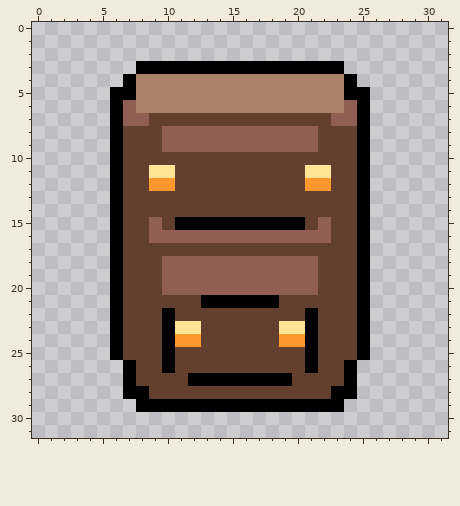
One commit to this pixel-art sprite: public/assets/hudSprites/inventoryIcon.png. Above is the file before it was changed.
The file is 32x32 pixels.
And afterwards:
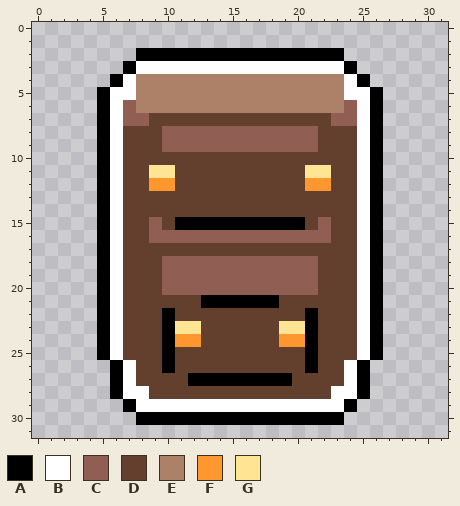
Palette (. is transparent): A #000000  B #ffffff  C #915e54  D #63402d  E #ad8068  F #ff972f  G #ffe493
Changes in this commit:
{"y":2,"x":8,"old":"................","new":"AAAAAAAAAAAAAAAA"}
{"y":3,"x":7,"old":".AAAAAAAAAAAAAAAA.","new":"ABBBBBBBBBBBBBBBBA"}
{"y":4,"x":6,"old":".A","new":"AB"}
{"y":4,"x":24,"old":"A.","new":"BA"}
{"y":5,"x":5,"old":".AA","new":"ABB"}
{"y":5,"x":24,"old":"AA.","new":"BBA"}
{"y":6,"x":5,"old":".A","new":"AB"}
{"y":6,"x":25,"old":"A.","new":"BA"}
{"y":7,"x":5,"old":".A","new":"AB"}
{"y":7,"x":25,"old":"A.","new":"BA"}
{"y":8,"x":5,"old":".A","new":"AB"}
{"y":8,"x":25,"old":"A.","new":"BA"}
{"y":9,"x":5,"old":".A","new":"AB"}
{"y":9,"x":25,"old":"A.","new":"BA"}
{"y":10,"x":5,"old":".A","new":"AB"}
{"y":10,"x":25,"old":"A.","new":"BA"}
{"y":11,"x":5,"old":".A","new":"AB"}
{"y":11,"x":25,"old":"A.","new":"BA"}
{"y":12,"x":5,"old":".A","new":"AB"}
{"y":12,"x":25,"old":"A.","new":"BA"}
{"y":13,"x":5,"old":".A","new":"AB"}
{"y":13,"x":25,"old":"A.","new":"BA"}
{"y":14,"x":5,"old":".A","new":"AB"}
{"y":14,"x":25,"old":"A.","new":"BA"}
{"y":15,"x":5,"old":".A","new":"AB"}
{"y":15,"x":25,"old":"A.","new":"BA"}
{"y":16,"x":5,"old":".A","new":"AB"}
{"y":16,"x":25,"old":"A.","new":"BA"}
{"y":17,"x":5,"old":".A","new":"AB"}
{"y":17,"x":25,"old":"A.","new":"BA"}
{"y":18,"x":5,"old":".A","new":"AB"}
{"y":18,"x":25,"old":"A.","new":"BA"}
{"y":19,"x":5,"old":".A","new":"AB"}
{"y":19,"x":25,"old":"A.","new":"BA"}
{"y":20,"x":5,"old":".A","new":"AB"}
{"y":20,"x":25,"old":"A.","new":"BA"}
{"y":21,"x":5,"old":".A","new":"AB"}
{"y":21,"x":25,"old":"A.","new":"BA"}
{"y":22,"x":5,"old":".A","new":"AB"}
{"y":22,"x":25,"old":"A.","new":"BA"}
{"y":23,"x":5,"old":".A","new":"AB"}
{"y":23,"x":25,"old":"A.","new":"BA"}
{"y":24,"x":5,"old":".A","new":"AB"}
{"y":24,"x":25,"old":"A.","new":"BA"}
{"y":25,"x":5,"old":".A","new":"AB"}
{"y":25,"x":25,"old":"A.","new":"BA"}
{"y":26,"x":6,"old":".A","new":"AB"}
{"y":26,"x":24,"old":"A.","new":"BA"}
{"y":27,"x":6,"old":".A","new":"AB"}
{"y":27,"x":24,"old":"A.","new":"BA"}
{"y":28,"x":6,"old":".AA","new":"ABB"}
{"y":28,"x":23,"old":"AA.","new":"BBA"}
{"y":29,"x":7,"old":".AAAAAAAAAAAAAAAA.","new":"ABBBBBBBBBBBBBBBBA"}
{"y":30,"x":8,"old":"................","new":"AAAAAAAAAAAAAAAA"}
{"label":"changed","picture_box":[97,48,383,425]}
